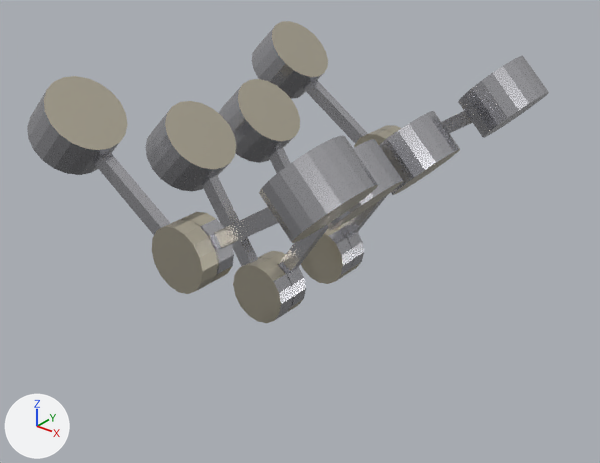
A saved change to the glTF model exports/parts/engine/engine_v8_pistons_connectingrods.glb.
Camera for both pictures: a camera (50 mm lens) standing at (0.519, -0.65, 0.686) and looking at (0.007, -0.01, 0.289). Arrows for +X, +Y and +Z are at lower left; the lights stay in place. The first picture is the older version. Vertices at exactly the same position are counted once.

Names of what the first picture shows: 'Engine_V8_Pistons_ConnectingRods'.
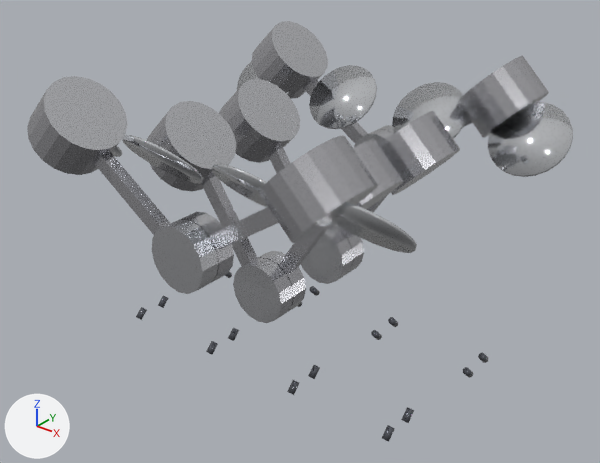
Where the change shows, as pixel boxes (x1, y1, x2, y2) in the pictures (600 x 463 px):
'GEO_V8Piston_Rings', added: after (112, 61, 573, 253)
'GEO_V8Rod_ARP_Bolts', added: after (136, 272, 488, 442)
part 1 of me_engine_v8_pistons_connectingrods, recoloured (pale yellow to light grey): (44, 21, 458, 323) in both

Edits to the bpy script that builds the scene:
```text
Add mat_ti_6al_4v_aerospace_titanium:
    mat_ti_6al_4v_aerospace_titanium = principled_material('Ti_6Al_4V_Aerospace_Titanium')
    mat_ti_6al_4v_aerospace_titanium.base_color = (0.65, 0.66, 0.69)  # light grey #d3d4d8
    mat_ti_6al_4v_aerospace_titanium.metallic = 0.92
    mat_ti_6al_4v_aerospace_titanium.roughness = 0.22
    mat_ti_6al_4v_aerospace_titanium.coat_weight = 0.3
    mat_ti_6al_4v_aerospace_titanium.coat_roughness = 0.05
Add mat_pbr_hardened_arp_fastener:
    mat_pbr_hardened_arp_fastener = principled_material('PBR_Hardened_ARP_Fastener')
    mat_pbr_hardened_arp_fastener.base_color = (0.16, 0.17, 0.2)  # grey #6f737c
    mat_pbr_hardened_arp_fastener.metallic = 0.94
    mat_pbr_hardened_arp_fastener.roughness = 0.18
    mat_pbr_hardened_arp_fastener.coat_weight = 0.5
    mat_pbr_hardened_arp_fastener.coat_roughness = 0.05
Add mat_forged_nitrided_steel:
    mat_forged_nitrided_steel = principled_material('Forged_Nitrided_Steel')
    mat_forged_nitrided_steel.base_color = (0.8, 0.82, 0.85)  # white #e7eaed
    mat_forged_nitrided_steel.metallic = 0.98
    mat_forged_nitrided_steel.roughness = 0.12
    mat_forged_nitrided_steel.coat_weight = 0.4
    mat_forged_nitrided_steel.coat_roughness = 0.05
Change me_engine_v8_pistons_connectingrods:
    where me_engine_v8_pistons_connectingrods.from_pydata(...)  # 832 vertices, 1536 faces; spans x -0.188..0.188, y -0.217..0.217, z 0.203..0.468
    used by ob_engine_v8_pistons_connectingrods; location = (0.0, 0.0, 0.0)
    me_engine_v8_pistons_connectingrods part 1: all 738 faces that had it switch from mat_engine_rod_titanium (pale yellow #d3cbb8) to mat_ti_6al_4v_aerospace_titanium (light grey #d3d4d8)
Add me_mesh_geo_v8rod_arp_bolts:
    me_mesh_geo_v8rod_arp_bolts.from_pydata(...)  # 384 vertices, 704 faces; spans x -0.184..0.196, y -0.096..0.096, z 0.142..0.158
    me_mesh_geo_v8rod_arp_bolts.materials.append(mat_pbr_hardened_arp_fastener)  # grey #6f737c
Add me_mesh_geo_v8piston_rings:
    me_mesh_geo_v8piston_rings.from_pydata(...)  # 384 vertices, 736 faces; spans x -0.224..0.236, y -0.172..0.172, z 0.363..0.427
    me_mesh_geo_v8piston_rings.materials.append(mat_forged_nitrided_steel)  # white #e7eaed
Add ob_geo_v8rod_arp_bolts:
    ob_geo_v8rod_arp_bolts = bpy.data.objects.new('GEO_V8Rod_ARP_Bolts', me_mesh_geo_v8rod_arp_bolts)
    ob_geo_v8rod_arp_bolts.location = (0.0, 0.0, 0.0)
Add ob_geo_v8piston_rings:
    ob_geo_v8piston_rings = bpy.data.objects.new('GEO_V8Piston_Rings', me_mesh_geo_v8piston_rings)
    ob_geo_v8piston_rings.location = (0.0, 0.0, 0.0)
```
